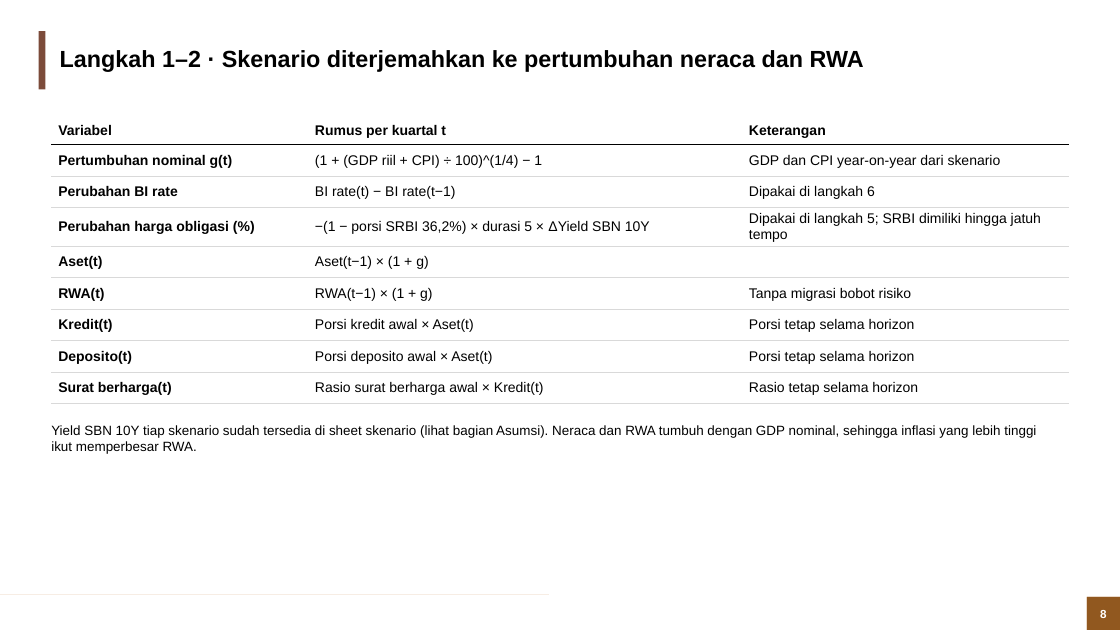
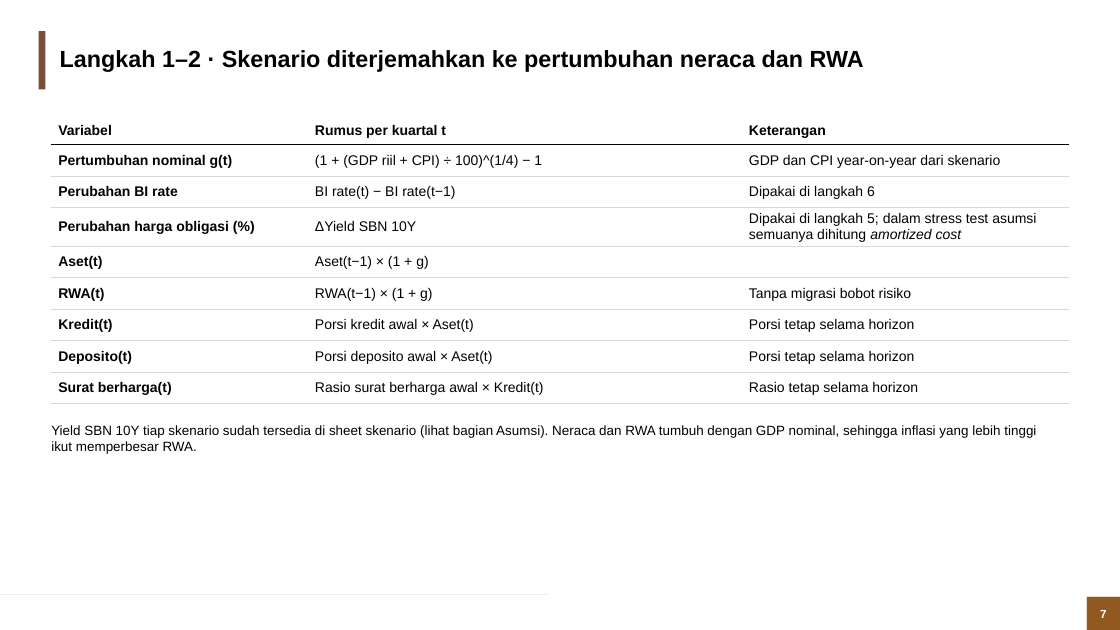
Before and after one commit to muhamadhaikal128/banking-stress-test, a slide deck: slide 7 of Banking Stress Test (Solvency).pptx (slide 8 before the commit). Drawn at 1120x630 pixels with LibreOffice and Linux fonts; fonts in the diff are those of the drawing; background and template pictures are left out. Boxes give left, top, right and bottom in pixels: in the first picture for what was removed or moved away, otherwise in the second. Text is boxed around its words. In the diff, an @@ line names an element or a change of style, - is before the commit and + after.

```diff
--- a/Banking Stress Test (Solvency).pptx
+++ b/Banking Stress Test (Solvency).pptx
@@ table at (51,117,1070,406) @@
-row 4, column 2: −(1 − porsi SRBI 36,2%) × durasi 5 × ΔYield SBN 10Y
+row 4, column 2: ΔYield SBN 10Y
-row 4, column 3: Dipakai di langkah 5; SRBI dimiliki hingga jatuh tempo
+row 4, column 3: Dipakai di langkah 5; dalam stress test asumsi semuanya dihitung amortized cost
@@ page number at (1100,610,1106,618): text changed @@
-8
+7
```
Also in this commit, not shown: 35 other slides changed, 1 slide removed, 1 other file.
